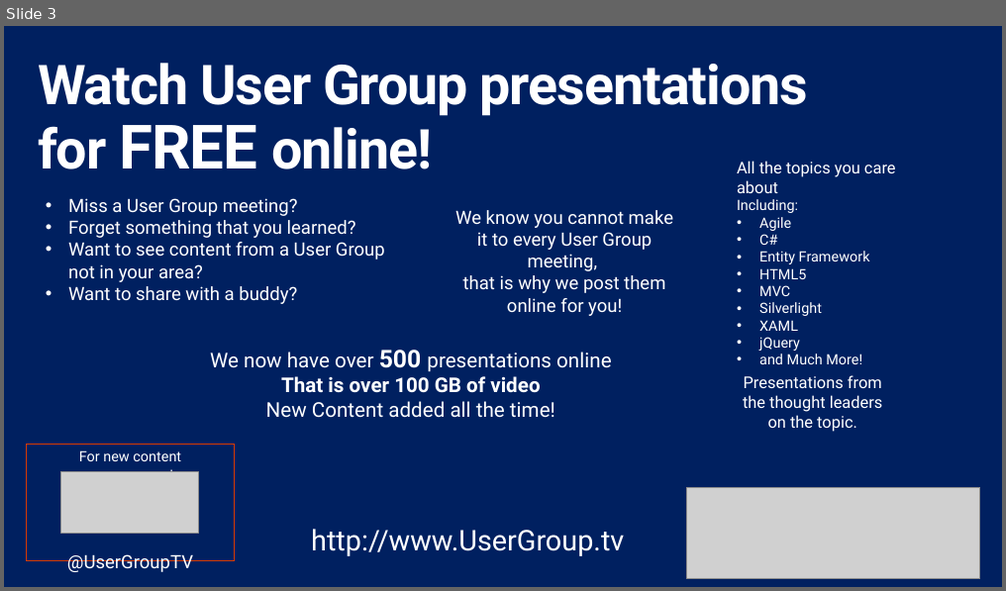
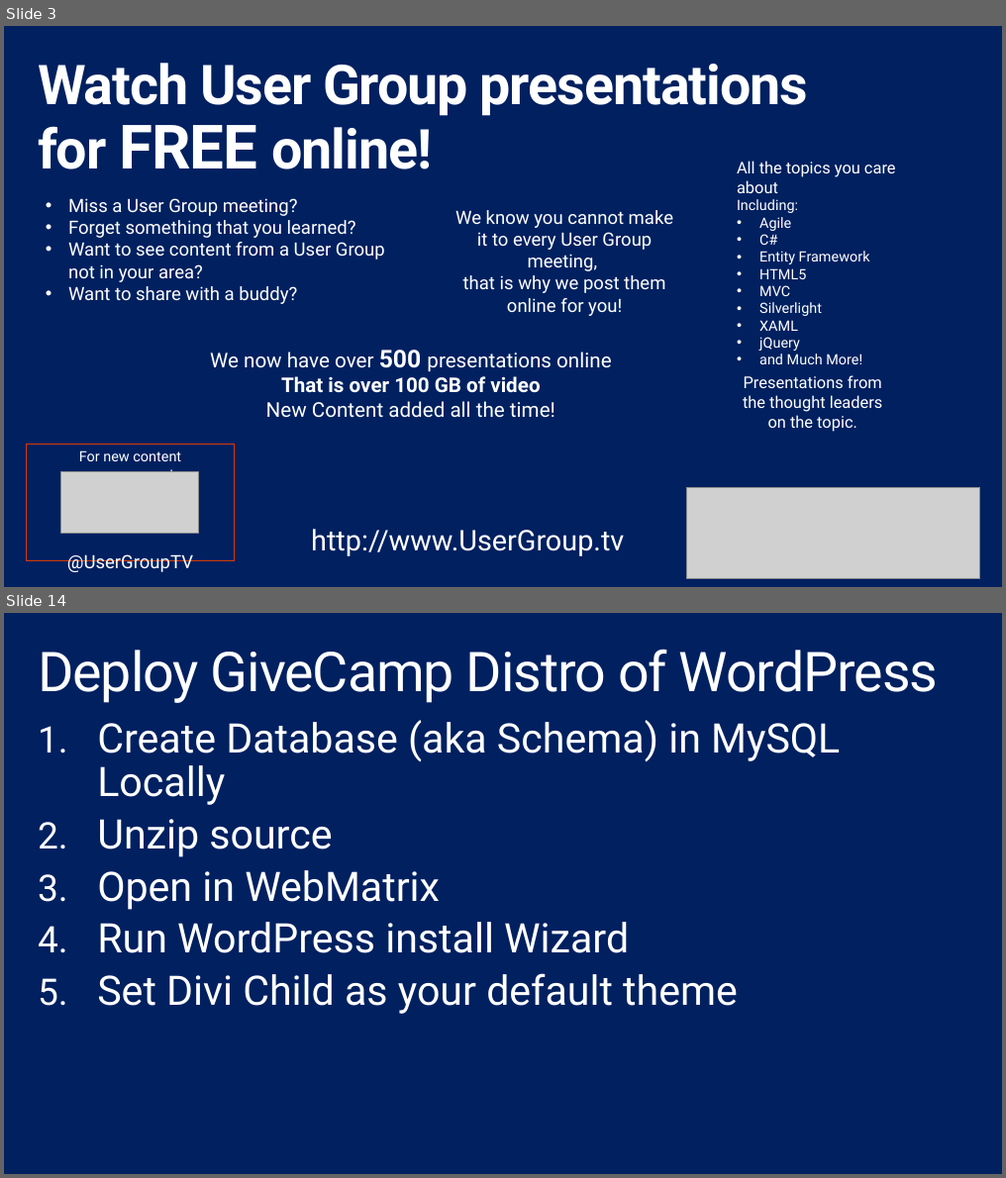
Before and after one commit to shawnweisfeld/20160906_GiveCampDevBootcamp, a slide deck: DevBootcamp.pptx. Shown one above the other, each under a label of ours: slide 3 before the commit, slides 3 and 14 after it; the slides between them are not shown. The pictures are 1006x591 and 1006x1178 pixels, drawn with LibreOffice and Linux fonts; fonts in the diff are those of the drawing; grey boxes stand for pictures; background and template pictures are left out. Boxes give left, top, right and bottom in pixels: in the first picture for what was removed or moved away, otherwise in the second. Text is boxed around its words. In the diff, an @@ line names an element or a change of style, - is before the commit and + after.

```diff
--- a/DevBootcamp.pptx
+++ b/DevBootcamp.pptx
@@ slide 14 added at (x1=4, y1=613, x2=1002, y2=1174), background #002060 @@
@@ title added at (x1=38, y1=649, x2=939, y2=703), 54 pt, text #FFFFFF @@
+Deploy GiveCamp Distro of WordPress
@@ text added at (x1=97, y1=720, x2=840, y2=1014), 40 pt, text #FFFFFF @@
+1. Create Database (aka Schema) in MySQL Locally
+2. Unzip source
+3. Open in WebMatrix
+4. Run WordPress install Wizard
+5. Set Divi Child as your default theme
```
Also in this commit, not shown: 3 slides changed, 25 other slides added.
